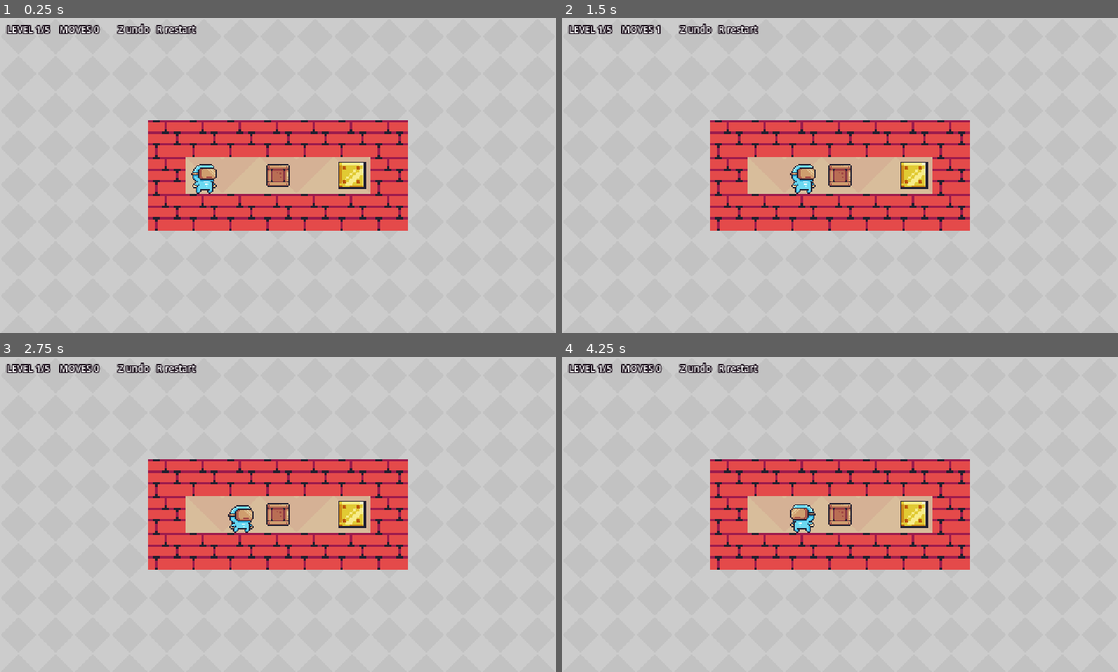
Above: before the commit, frames 1-4 (two rows, left to right).
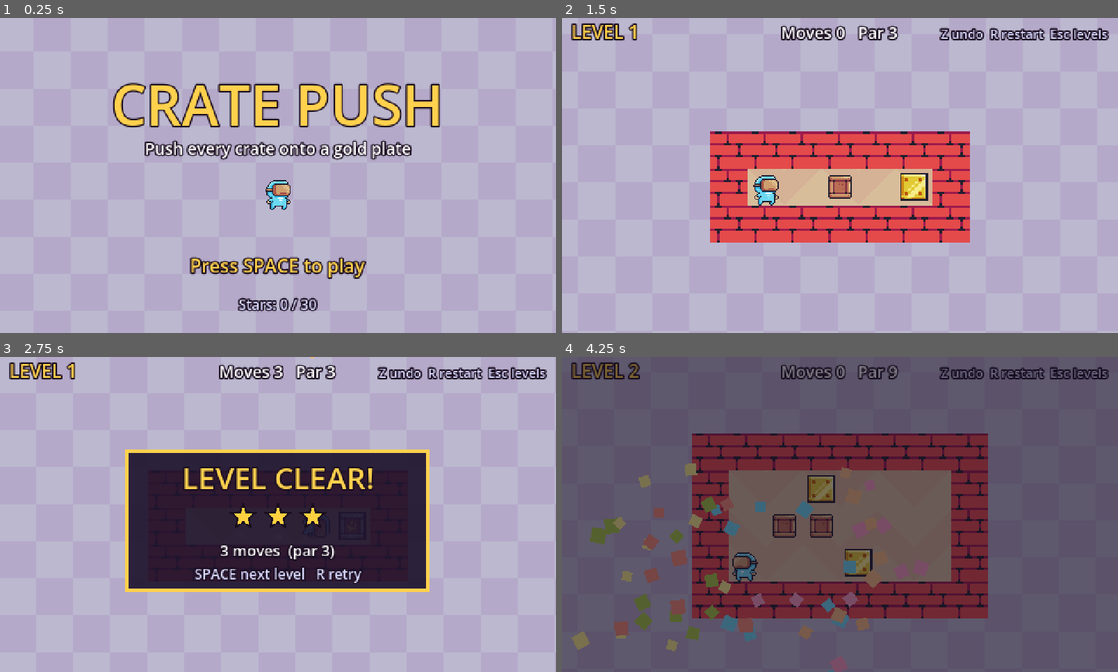
Above: after the commit, the same moments.

Repository: nivash-devs/puzzle-game-
Game: Godot game, scene res://main.tscn
The game is run twice, just before and just after one commit, with the same random seed, the same clock (stepped at 60 frames per second) and the same inputs.
Inputs (mouse positions are in pixels of both pictures, inside the frame that each line leads up to):
- Up to frame 1 (0.25 s): no input
- Up to frame 2 (1.5 s): tap Enter at 0.5, 0.6 s; move the mouse to (962, 159) at 0.52 s; hold Right 0.53-1.28 s; click (962, 159) at 0.67 s; tap Space at 0.77, 1.07 s; tap Keypad Enter at 0.8, 1.35 s; move the mouse to (728, 191) at 1.27 s; hold Down from 1.28 s (still down); click (728, 191) at 1.42 s
- Up to frame 3 (2.75 s): tap Space at 1.52, 1.82 s; tap R at 1.55, 2.1 s; move the mouse to (333, 445) at 2.02 s; release Down at 2.03 s; hold Right from 2.03 s (still down); click (333, 445) at 2.17 s; tap Z at 2.3 s
- Up to frame 4 (4.25 s): move the mouse to (812, 577) at 2.77 s; release Right at 2.78 s; hold Up 2.78-3.53 s; tap Z at 2.85 s; click (812, 577) at 2.92 s; tap Space at 3.02, 3.05, 3.32, 3.6, 3.77, 4.07 s; move the mouse to (1006, 561) at 3.52 s; hold Left from 3.53 s (still down); click (1006, 561) at 3.67 s; tap Enter at 3.8 s; tap Escape at 4.15 s

The runs differ from the first frame. In frame 1, 61% of the frame differs, in the area x 0-100%, y 0-100%; in frame 2, 52%; in frame 3, 63%; in frame 4, 100%.

Commit message:
Make it a real game: title, level select, 10 solver-checked levels, stars, saving, game feel

Diff:
--- a/main.gd
+++ b/main.gd
@@ -1,28 +1,43 @@
 extends Node2D
-## BOX PUSHER — push every crate onto a gold plate.
-## Arrows/WASD move, Z undo, R restart level, Space next level.
+## CRATE PUSH — push every crate onto a gold plate.
+## Title screen -> level select -> play. Stars for finishing at or near par. Progress is saved.
 ##
-## Level legend:  # wall   . target   $ box   * box on target   @ player   + player on target
+## Controls: Arrows/WASD move (hold to repeat), Z undo, R restart, Esc back to levels.
+## Level legend:  # wall   . plate   $ crate   * crate on plate   @ player   + player on plate
 
 const CELL := 32
 const VIEW := Vector2(480, 272)
 const PA := "res://assets/pixel_adventure_1/Free/"
 const HERO := "Virtual Guy" # also: "Ninja Frog", "Mask Dude", "Pink Man"
-const WALL_TILE := Vector2i(18, 5) # red brick in Terrain (16x16).png
-const TARGET_TILE := Vector2i(17, 9) # gold plate
-const MOVE_TIME := 0.09
-
+const WALL_TILE := Vector2i(18, 5)
+const PLATE_TILE := Vector2i(17, 9)
+const MOVE_TIME := 0.085
+const REPEAT_DELAY := 0.22
+const REPEAT_RATE := 0.1
+const SAVE_PATH := "user://save.cfg"
+
+# [layout, par] — every level was checked with a solver; par = fewest possible moves.
 const LEVELS := [
-	"#######\n#@ $ .#\n#######",
-	"########\n#  .   #\n# $$   #\n#@  .  #\n########",
-	"  #####\n###   #\n# $ # #\n# .@$ #\n## .  #\n #####",
-	"#######\n#. .  #\n# $$# #\n#  @  #\n## $ ##\n #  . #\n ######",
-	" ######\n##  . #\n# $#  #\n#  $ ##\n#.@ $ #\n## .  #\n ######",
+	["#######\n#@ $ .#\n#######", 3],
+	["########\n#  .   #\n# $$   #\n#@  .  #\n########", 9],
+	["#######\n#. .  #\n# $$# #\n#  @  #\n## $ ##\n #  . #\n ######", 11],
+	["  ####\n###  #\n#. $ ##\n#. $@ #\n#. $  #\n#######", 13],
+	["#########\n#   #   #\n# $ . $ #\n#   *   #\n# . $ . #\n#   @   #\n#########", 18],
+	["  #####\n###   #\n# $ # #\n# .@$ #\n## .  #\n #####", 20],
+	[" ######\n##  . #\n# $#  #\n#  $ ##\n#.@ $ #\n## .  #\n ######", 20],
+	["#######\n#     #\n# #$# #\n# .@. #\n#  $  #\n#     #\n#######", 22],
+	["##########\n#  .  .  #\n# $##$## #\n#   @  $ #\n# $##.## #\n#  .     #\n##########", 46],
+	[" #######\n #  .  #\n##$#$# #\n#  .@  #\n# $#.# #\n#      #\n########", 49],
 ]
 
+enum Screen { TITLE, SELECT, PLAY }
+
+var screen: Screen = Screen.TITLE
 var level := 0
+var cursor := 0
+var best := {} # level index -> best move count
 var walls := {}
-var targets := {}
+var plates := {}
 var floor_cells := {}
 var boxes: Array[Vector2i] = []
 var player_cell := Vector2i.ZERO
@@ -31,55 +46,78 @@
 var origin := Vector2.ZERO
 var busy := false
 var won := false
+var held_dir := Vector2i.ZERO
+var repeat_t := 0.0
+var queued_dir := Vector2i.ZERO
+var t := 0.0
 
 var terrain: Texture2D
 var floor_tex: Texture2D
-var box_tex: Texture2D
+var crate_tex: Texture2D
+var crate_done_tex: Texture2D
+var dust_tex: Texture2D
+var confetti_tex: Texture2D
 var hero: AnimatedSprite2D
-var box_sprites: Array[Sprite2D] = []
-var hud: Label
-var banner: Label
+var crate_sprites: Array[Sprite2D] = []
+var ui: Control
+var fade: ColorRect
+var font: Font
+var bg_rect: TextureRect
 
 
 func _ready() -> void:
 	terrain = load(PA + "Terrain/Terrain (16x16).png")
 	floor_tex = load(PA + "Background/Brown.png")
-	box_tex = load(PA + "Items/Boxes/Box1/Idle.png")
+	crate_tex = load(PA + "Items/Boxes/Box1/Idle.png")
+	crate_done_tex = load(PA + "Items/Boxes/Box3/Idle.png")
+	dust_tex = load(PA + "Other/Dust Particle.png")
+	confetti_tex = load(PA + "Other/Confetti (16x16).png")
+	font = ThemeDB.fallback_font
 
 	var bg_layer := CanvasLayer.new()
 	bg_layer.layer = -1
 	add_child(bg_layer)
 	var bg := TextureRect.new()
-	bg.texture = load(PA + "Background/Gray.png")
+	bg.texture = load(PA + "Background/Purple.png")
 	bg.stretch_mode = TextureRect.STRETCH_TILE
 	bg.texture_repeat = CanvasItem.TEXTURE_REPEAT_ENABLED
-	bg.size = VIEW
+	bg.size = VIEW + Vector2(64, 64)
 	bg_layer.add_child(bg)
+	bg_rect = bg
 
 	hero = AnimatedSprite2D.new()
 	var sf := SpriteFrames.new()
 	sf.remove_animation(&"default")
-	_add_strip(sf, &"idle", PA + "Main Characters/" + HERO + "/Idle (32x32).png", 20.0)
-	_add_strip(sf, &"run", PA + "Main Characters/" + HERO + "/Run (32x32).png", 24.0)
+	_add_strip(sf, &"idle", PA + "Main Characters/" + HERO + "/Idle (32x32).png", 20.0, true)
+	_add_strip(sf, &"run", PA + "Main Characters/" + HERO + "/Run (32x32).png", 24.0, true)
+	_add_strip(sf, &"jump", PA + "Main Characters/" + HERO + "/Double Jump (32x32).png", 18.0, true)
 	hero.sprite_frames = sf
+	hero.z_index = 3
 	hero.play("idle")
-	hero.z_index = 2
 	add_child(hero)
 
-	var ui := CanvasLayer.new()
-	add_child(ui)
-	hud = _label(Vector2(6, 4), Vector2(468, 16), HORIZONTAL_ALIGNMENT_LEFT, 8)
-	ui.add_child(hud)
-	banner = _label(Vector2(0, 236), Vector2(480, 30), HORIZONTAL_ALIGNMENT_CENTER, 16)
-	ui.add_child(banner)
-
-	_load_level(0)
-
-
-func _add_strip(sf: SpriteFrames, anim: StringName, path: String, fps: float) -> void:
+	var layer := CanvasLayer.new()
+	add_child(layer)
+	ui = Control.new()
+	ui.size = VIEW
+	ui.mouse_filter = Control.MOUSE_FILTER_IGNORE
+	ui.draw.connect(_draw_ui)
+	layer.add_child(ui)
+	fade = ColorRect.new()
+	fade.size = VIEW
+	fade.color = Color(0.08, 0.05, 0.12, 0.0)
+	fade.mouse_filter = Control.MOUSE_FILTER_IGNORE
+	layer.add_child(fade)
+
+	_load_save()
+	_show_title()
+
+
+func _add_strip(sf: SpriteFrames, anim: StringName, path: String, fps: float, loop: bool) -> void:
 	var tex: Texture2D = load(path)
 	sf.add_animation(anim)
 	sf.set_animation_speed(anim, fps)
+	sf.set_animation_loop(anim, loop)
 	for i in floori(tex.get_width() / 32.0):
 		var at := AtlasTexture.new()
 		at.atlas = tex
@@ -87,29 +125,80 @@
 		sf.add_frame(anim, at)
 
 
-func _label(pos: Vector2, size: Vector2, align: HorizontalAlignment, font_size: int) -> Label:
-	var l := Label.new()
-	l.position = pos
-	l.size = size
-	l.horizontal_alignment = align
-	l.add_theme_font_size_override("font_size", font_size)
-	l.add_theme_color_override("font_outline_color", Color(0.1, 0.05, 0.1))
-	l.add_theme_constant_override("outline_size", 4)
-	return l
-
-
-# ---------------------------------------------------------------- levels
-
-func _load_level(n: int) -> void:
+# ================================================================ save data
+
+func _load_save() -> void:
+	var cfg := ConfigFile.new()
+	if cfg.load(SAVE_PATH) == OK:
+		for k in cfg.get_section_keys("best") if cfg.has_section("best") else []:
+			best[int(k)] = int(cfg.get_value("best", k))
+
+
+func _save() -> void:
+	var cfg := ConfigFile.new()
+	for k in best:
+		cfg.set_value("best", str(k), best[k])
+	cfg.save(SAVE_PATH)
+
+
+func _stars_for(n: int, move_count: int) -> int:
+	var par: int = LEVELS[n][1]
+	if move_count <= par:
+		return 3
+	if move_count <= ceili(par * 1.5):
+		return 2
+	return 1
+
+
+func _unlocked(n: int) -> bool:
+	return n == 0 or best.has(n - 1)
+
+
+# ================================================================ screens
+
+func _show_title() -> void:
+	screen = Screen.TITLE
+	_clear_board()
+	hero.visible = true
+	hero.position = Vector2(VIEW.x / 2, 150)
+	hero.play("idle")
+
+
+func _show_select() -> void:
+	screen = Screen.SELECT
+	_clear_board()
+	hero.visible = false
+	cursor = clampi(cursor, 0, LEVELS.size() - 1)
+
+
+func _clear_board() -> void:
+	walls.clear()
+	plates.clear()
+	floor_cells.clear()
+	boxes.clear()
+	for s in crate_sprites:
+		s.queue_free()
+	crate_sprites.clear()
+	queue_redraw()
+
+
+func _transition(then: Callable) -> void:
+	var tw := create_tween()
+	tw.tween_property(fade, "color:a", 1.0, 0.15)
+	tw.tween_callback(then)
+	tw.tween_property(fade, "color:a", 0.0, 0.2)
+
+
+func _start_level(n: int) -> void:
+	screen = Screen.PLAY
 	level = n
 	won = false
-	walls.clear()
-	targets.clear()
-	floor_cells.clear()
-	boxes.clear()
+	busy = false
+	queued_dir = Vector2i.ZERO
+	_clear_board()
 	history.clear()
 	moves = 0
-	var rows: PackedStringArray = (LEVELS[n] as String).split("\n")
+	var rows: PackedStringArray = (LEVELS[n][0] as String).split("\n")
 	var w := 0
 	for y in rows.size():
 		w = maxi(w, rows[y].length())
@@ -120,30 +209,24 @@
 				walls[cell] = true
 				continue
 			if c in ".*+":
-				targets[cell] = true
+				plates[cell] = true
 			if c in "$*":
 				boxes.append(cell)
 			if c in "@+":
 				player_cell = cell
 	_fill_floor()
-	origin = ((VIEW - Vector2(w, rows.size()) * CELL) / 2.0).floor()
-
-	for s in box_sprites:
-		s.queue_free()
-	box_sprites.clear()
+	origin = ((VIEW - Vector2(w, rows.size()) * CELL) / 2.0).floor() + Vector2(0, 10)
 	for b in boxes:
 		var s := Sprite2D.new()
-		s.texture = box_tex
-		s.z_index = 1
+		s.z_index = 2
 		add_child(s)
-		box_sprites.append(s)
+		crate_sprites.append(s)
+	hero.visible = true
+	hero.play("idle")
 	_snap_sprites()
-	banner.text = ""
-	_update_hud()
 	queue_redraw()
 
 
-## Floor = every cell reachable from the player without crossing walls.
 func _fill_floor() -> void:
 	var stack: Array[Vector2i] = [player_cell]
 	while not stack.is_empty():
@@ -162,75 +245,184 @@
 func _snap_sprites() -> void:
 	hero.position = _cell_pos(player_cell)
 	for i in boxes.size():
-		box_sprites[i].position = _cell_pos(boxes[i])
-	_tint_boxes()
-
-
-func _tint_boxes() -> void:
+		crate_sprites[i].position = _cell_pos(boxes[i])
+		crate_sprites[i].scale = Vector2.ONE
+	_update_crates(false)
+
+
+func _update_crates(pop: bool) -> void:
 	for i in boxes.size():
-		box_sprites[i].modulate = Color(1.0, 0.85, 0.3) if targets.has(boxes[i]) else Color.WHITE
-
-
-# ---------------------------------------------------------------- input
+		var on := plates.has(boxes[i])
+		var s := crate_sprites[i]
+		var tex := crate_done_tex if on else crate_tex
+		if pop and on and s.texture != crate_done_tex:
+			var tw := s.create_tween()
+			tw.tween_property(s, "scale", Vector2(1.3, 1.3), 0.06)
+			tw.tween_property(s, "scale", Vector2.ONE, 0.1)
+			_sparkle(s.position)
+		s.texture = tex
+
+
+# ================================================================ input
+
+func _dir_for(key: Key) -> Vector2i:
+	match key:
+		KEY_LEFT, KEY_A:
+			return Vector2i.LEFT
+		KEY_RIGHT, KEY_D:
+			return Vector2i.RIGHT
+		KEY_UP, KEY_W:
+			return Vector2i.UP
+		KEY_DOWN, KEY_S:
+			return Vector2i.DOWN
+	return Vector2i.ZERO
+
 
 func _unhandled_input(event: InputEvent) -> void:
+	if event is InputEventMouseButton and event.is_pressed():
+		_on_click((event as InputEventMouseButton).position)
+		return
 	var key := event as InputEventKey
-	if key == null or not key.pressed:
-		return
-	match key.physical_keycode:
-		KEY_LEFT, KEY_A:
-			_try_move(Vector2i.LEFT)
-		KEY_RIGHT, KEY_D:
-			_try_move(Vector2i.RIGHT)
-		KEY_UP, KEY_W:
-			_try_move(Vector2i.UP)
-		KEY_DOWN, KEY_S:
-			_try_move(Vector2i.DOWN)
-		KEY_Z:
-			_undo()
-		KEY_R:
-			_load_level(level)
-		KEY_SPACE, KEY_ENTER:
+	if key == null:
+		return
+	var dir := _dir_for(key.physical_keycode)
+	if not key.pressed:
+		if dir == held_dir:
+			held_dir = Vector2i.ZERO
+		return
+	if key.echo:
+		return
+	var confirm := key.physical_keycode in [KEY_SPACE, KEY_ENTER, KEY_KP_ENTER]
+	match screen:
+		Screen.TITLE:
+			if confirm:
+				_transition(_show_select)
+		Screen.SELECT:
+			if dir != Vector2i.ZERO:
+				var nc := cursor + dir.x + dir.y * 5
+				if nc >= 0 and nc < LEVELS.size():
+					cursor = nc
+			elif confirm and _unlocked(cursor):
+				_transition(_start_level.bind(cursor))
+			elif key.physical_keycode == KEY_ESCAPE:
+				_transition(_show_title)
+		Screen.PLAY:
 			if won:
-				_load_level((level + 1) % LEVELS.size())
-
+				if confirm and level < LEVELS.size() - 1:
+					cursor = level + 1
+					_transition(_start_level.bind(level + 1))
+				elif confirm or key.physical_keycode == KEY_ESCAPE:
+					cursor = level
+					_transition(_show_select)
+				elif key.physical_keycode == KEY_R:
+					_transition(_start_level.bind(level))
+				return
+			if dir != Vector2i.ZERO:
+				held_dir = dir
+				repeat_t = REPEAT_DELAY
+				_request_move(dir)
+			match key.physical_keycode:
+				KEY_Z:
+					_undo()
+				KEY_R:
+					_transition(_start_level.bind(level))
+				KEY_ESCAPE:
+					cursor = level
+					_transition(_show_select)
+
+
+func _on_click(pos: Vector2) -> void:
+	# Mouse works on the title and level select screens.
+	var p := ui.get_global_transform_with_canvas().affine_inverse() * pos
+	if screen == Screen.TITLE:
+		_transition(_show_select)
+	elif screen == Screen.SELECT:
+		for i in LEVELS.size():
+			if _select_rect(i).has_point(p) and _unlocked(i):
+				cursor = i
+				_transition(_start_level.bind(i))
+
+
+func _request_move(dir: Vector2i) -> void:
+	if busy:
+		queued_dir = dir
+	else:
+		_try_move(dir)
+
+
+func _process(delta: float) -> void:
+	t += delta
+	bg_rect.position = Vector2(-fposmod(t * 12.0, 64.0), -fposmod(t * 12.0, 64.0)) # slow scrolling backdrop
+	if screen == Screen.PLAY and held_dir != Vector2i.ZERO and not won:
+		repeat_t -= delta
+		if repeat_t <= 0.0:
+			repeat_t = REPEAT_RATE
+			_request_move(held_dir)
+	ui.queue_redraw()
+
+
+# ================================================================ moves
 
 func _try_move(dir: Vector2i) -> void:
-	if busy or won:
+	if won:
 		return
 	if dir.x != 0:
 		hero.flip_h = dir.x < 0
 	var next := player_cell + dir
 	if walls.has(next):
+		_bump(dir)
 		return
 	var bi := boxes.find(next)
 	if bi >= 0:
 		var beyond := next + dir
 		if walls.has(beyond) or boxes.has(beyond):
+			_bump(dir)
 			return
 		history.append([player_cell, boxes.duplicate()])
 		boxes[bi] = beyond
-		_tween(box_sprites[bi], beyond)
+		var s := crate_sprites[bi]
+		var tw := s.create_tween()
+		tw.tween_property(s, "position", _cell_pos(beyond), MOVE_TIME)
+		var squash := Vector2(0.85, 1.12) if dir.x != 0 else Vector2(1.12, 0.85)
+		s.scale = squash
+		s.create_tween().tween_property(s, "scale", Vector2.ONE, MOVE_TIME * 1.6)
 	else:
 		history.append([player_cell, boxes.duplicate()])
+	_dust(_cell_pos(player_cell) + Vector2(0, 12))
 	player_cell = next
 	moves += 1
 	busy = true
 	hero.play("run")
-	var tw := _tween(hero, next)
+	var htw := hero.create_tween()
+	htw.tween_property(hero, "position", _cell_pos(next), MOVE_TIME)
+	htw.finished.connect(_on_move_done)
+
+
+func _on_move_done() -> void:
+	busy = false
+	_update_crates(true)
+	_check_win()
+	if won:
+		return
+	if queued_dir != Vector2i.ZERO:
+		var d := queued_dir
+		queued_dir = Vector2i.ZERO
+		_try_move(d)
+	elif held_dir == Vector2i.ZERO:
+		hero.play("idle")
+
+
+func _bump(dir: Vector2i) -> void:
+	if busy:
+		return
+	busy = true
+	var home := _cell_pos(player_cell)
+	var tw := hero.create_tween()
+	tw.tween_property(hero, "position", home + Vector2(dir) * 4.0, 0.04)
+	tw.tween_property(hero, "position", home, 0.06)
 	tw.finished.connect(func() -> void:
 		busy = false
-		hero.play("idle")
-		_tint_boxes()
-		_check_win()
 	)
-	_update_hud()
-
-
-func _tween(node: Node2D, cell: Vector2i) -> Tween:
-	var tw := node.create_tween()
-	tw.tween_property(node, "position", _cell_pos(cell), MOVE_TIME)
-	return tw
 
 
 func _undo() -> void:
@@ -241,37 +433,169 @@
 	boxes.assign(h[1])
 	moves = maxi(moves - 1, 0)
 	_snap_sprites()
-	_update_hud()
 
 
 func _check_win() -> void:
 	for b in boxes:
-		if not targets.has(b):
+		if not plates.has(b):
 			return
 	won = true
-	if level == LEVELS.size() - 1:
-		banner.text = "YOU BEAT EVERY LEVEL! SPACE to play again"
-	else:
-		banner.text = "LEVEL CLEAR!  SPACE for next level"
-	var tw := create_tween().set_loops(3)
-	for s in box_sprites:
-		tw.parallel().tween_property(s, "scale", Vector2(1.2, 1.2), 0.1)
-	tw.tween_interval(0.0)
-	for s in box_sprites:
-		tw.parallel().tween_property(s, "scale", Vector2.ONE, 0.1)
-
-
-func _update_hud() -> void:
-	hud.text = "LEVEL %d/%d    MOVES %d        Z undo   R restart" % [level + 1, LEVELS.size(), moves]
-
-
-# ---------------------------------------------------------------- drawing
+	held_dir = Vector2i.ZERO
+	hero.play("jump")
+	if not best.has(level) or moves < int(best[level]):
+		best[level] = moves
+		_save()
+	_confetti()
+
+
+# ================================================================ effects
+
+func _dust(at: Vector2) -> void:
+	var p := CPUParticles2D.new()
+	p.texture = dust_tex
+	p.position = at
+	p.z_index = 1
+	p.one_shot = true
+	p.explosiveness = 1.0
+	p.amount = 3
+	p.lifetime = 0.35
+	p.spread = 60.0
+	p.direction = Vector2.UP
+	p.gravity = Vector2.ZERO
+	p.initial_velocity_min = 10.0
+	p.initial_velocity_max = 25.0
+	p.scale_amount_min = 0.4
+	p.scale_amount_max = 0.7
+	var ramp := Gradient.new()
+	ramp.set_color(0, Color(1, 1, 1, 0.8))
+	ramp.set_color(1, Color(1, 1, 1, 0))
+	p.color_ramp = ramp
+	add_child(p)
+	p.emitting = true
+	get_tree().create_timer(0.6).timeout.connect(p.queue_free)
+
+
+func _sparkle(at: Vector2) -> void:
+	var p := CPUParticles2D.new()
+	p.position = at
+	p.z_index = 4
+	p.one_shot = true
+	p.explosiveness = 1.0
+	p.amount = 10
+	p.lifetime = 0.45
+	p.spread = 180.0
+	p.gravity = Vector2(0, 120)
+	p.initial_velocity_min = 40.0
+	p.initial_velocity_max = 80.0
+	p.scale_amount_min = 1.5
+	p.scale_amount_max = 2.5
+	p.color = Color(1, 0.88, 0.35)
+	add_child(p)
+	p.emitting = true
+	get_tree().create_timer(0.8).timeout.connect(p.queue_free)
+
+
+func _confetti() -> void:
+	for i in 6:
+		var p := CPUParticles2D.new()
+		var at := AtlasTexture.new()
+		at.atlas = confetti_tex
+		at.region = Rect2(i * 16, 0, 16, 16)
+		p.texture = at
+		p.position = Vector2(randf_range(40, VIEW.x - 40), -10)
+		p.z_index = 10
+		p.one_shot = true
+		p.explosiveness = 0.6
+		p.amount = 10
+		p.lifetime = 1.6
+		p.direction = Vector2.DOWN
+		p.spread = 40.0
+		p.gravity = Vector2(0, 140)
+		p.initial_velocity_min = 40.0
+		p.initial_velocity_max = 110.0
+		p.angular_velocity_min = -360.0
+		p.angular_velocity_max = 360.0
+		p.scale_amount_min = 0.5
+		p.scale_amount_max = 0.8
+		add_child(p)
+		p.emitting = true
+		get_tree().create_timer(2.0).timeout.connect(p.queue_free)
+
+
+# ================================================================ drawing
 
 func _draw() -> void:
+	if screen != Screen.PLAY:
+		return
 	for c: Vector2i in floor_cells:
 		var p := origin + Vector2(c) * CELL
 		draw_texture_rect_region(floor_tex, Rect2(p, Vector2(CELL, CELL)), Rect2(Vector2(c % 2) * 32, Vector2(32, 32)))
-	for c: Vector2i in targets:
-		draw_texture_rect_region(terrain, Rect2(origin + Vector2(c) * CELL + Vector2(4, 4), Vector2(24, 24)), Rect2(Vector2(TARGET_TILE * 16), Vector2(16, 16)))
+	for c: Vector2i in plates:
+		draw_texture_rect_region(terrain, Rect2(origin + Vector2(c) * CELL + Vector2(4, 4), Vector2(24, 24)), Rect2(Vector2(PLATE_TILE * 16), Vector2(16, 16)))
 	for c: Vector2i in walls:
 		draw_texture_rect_region(terrain, Rect2(origin + Vector2(c) * CELL, Vector2(CELL, CELL)), Rect2(Vector2(WALL_TILE * 16), Vector2(16, 16)))
+
+
+func _text(s: String, pos: Vector2, size: int, color: Color, width: float = -1.0, align := HORIZONTAL_ALIGNMENT_LEFT) -> void:
+	ui.draw_string_outline(font, pos, s, align, width, size, 5, Color(0.1, 0.05, 0.12))
+	ui.draw_string(font, pos, s, align, width, size, color)
+
+
+func _star(center: Vector2, r: float, filled: bool) -> void:
+	var pts := PackedVector2Array()
+	for i in 10:
+		var a := -PI / 2 + i * PI / 5
+		pts.append(center + Vector2(cos(a), sin(a)) * (r if i % 2 == 0 else r * 0.45))
+	ui.draw_colored_polygon(pts, Color(1, 0.82, 0.25) if filled else Color(0.25, 0.2, 0.3))
+	pts.append(pts[0])
+	ui.draw_polyline(pts, Color(0.1, 0.05, 0.12), 1.5)
+
+
+func _select_rect(i: int) -> Rect2:
+	return Rect2(60 + (i % 5) * 76, 86 + int(i / 5.0) * 84, 64, 64)
+
+
+func _draw_ui() -> void:
+	var gold := Color(1, 0.82, 0.3)
+	match screen:
+		Screen.TITLE:
+			var bob := sin(t * 2.5) * 3.0
+			_text("CRATE PUSH", Vector2(0, 92 + bob), 48, gold, VIEW.x, HORIZONTAL_ALIGNMENT_CENTER)
+			_text("Push every crate onto a gold plate", Vector2(0, 118), 14, Color.WHITE, VIEW.x, HORIZONTAL_ALIGNMENT_CENTER)
+			if int(t * 2.0) % 2 == 0:
+				_text("Press SPACE to play", Vector2(0, 220), 16, gold, VIEW.x, HORIZONTAL_ALIGNMENT_CENTER)
+			var total := 0
+			for k in best:
+				total += _stars_for(k, best[k])
+			_text("Stars: %d / %d" % [total, LEVELS.size() * 3], Vector2(0, 252), 12, Color(0.85, 0.85, 1), VIEW.x, HORIZONTAL_ALIGNMENT_CENTER)
+		Screen.SELECT:
+			_text("CHOOSE A LEVEL", Vector2(0, 50), 26, gold, VIEW.x, HORIZONTAL_ALIGNMENT_CENTER)
+			for i in LEVELS.size():
+				var r := _select_rect(i)
+				var open := _unlocked(i)
+				var fill := Color(0.35, 0.25, 0.5) if open else Color(0.2, 0.17, 0.25)
+				if i == cursor:
+					fill = fill.lightened(0.25)
+				ui.draw_rect(r, fill)
+				ui.draw_rect(r, gold if i == cursor else Color(0.1, 0.05, 0.12), false, 3.0 if i == cursor else 2.0)
+				_text(str(i + 1) if open else "?", r.position + Vector2(0, 36), 24, Color.WHITE if open else Color(0.5, 0.45, 0.55), r.size.x, HORIZONTAL_ALIGNMENT_CENTER)
+				var stars := _stars_for(i, best[i]) if best.has(i) else 0
+				for s in 3:
+					_star(r.position + Vector2(16 + s * 16, 52), 6.0, s < stars)
+			_text("Arrows choose   SPACE play   Esc back", Vector2(0, 262), 12, Color(0.85, 0.85, 1), VIEW.x, HORIZONTAL_ALIGNMENT_CENTER)
+		Screen.PLAY:
+			var par: int = LEVELS[level][1]
+			_text("LEVEL %d" % (level + 1), Vector2(8, 18), 16, gold)
+			_text("Moves %d   Par %d" % [moves, par], Vector2(0, 18), 14, Color.WHITE, VIEW.x, HORIZONTAL_ALIGNMENT_CENTER)
+			_text("Z undo  R restart  Esc levels", Vector2(0, 18), 11, Color(0.85, 0.85, 1), VIEW.x - 8, HORIZONTAL_ALIGNMENT_RIGHT)
+			if won:
+				var panel := Rect2(110, 82, 260, 120)
+				ui.draw_rect(panel, Color(0.12, 0.08, 0.18, 0.92))
+				ui.draw_rect(panel, gold, false, 3.0)
+				_text("LEVEL CLEAR!", panel.position + Vector2(0, 32), 26, gold, panel.size.x, HORIZONTAL_ALIGNMENT_CENTER)
+				var stars := _stars_for(level, moves)
+				for s in 3:
+					_star(panel.position + Vector2(100 + s * 30, 56), 11.0, s < stars)
+				_text("%d moves  (par %d)" % [moves, par], panel.position + Vector2(0, 90), 13, Color.WHITE, panel.size.x, HORIZONTAL_ALIGNMENT_CENTER)
+				var next := "SPACE next level" if level < LEVELS.size() - 1 else "SPACE back to levels"
+				_text(next + "   R retry", panel.position + Vector2(0, 110), 12, Color(0.85, 0.85, 1), panel.size.x, HORIZONTAL_ALIGNMENT_CENTER)
